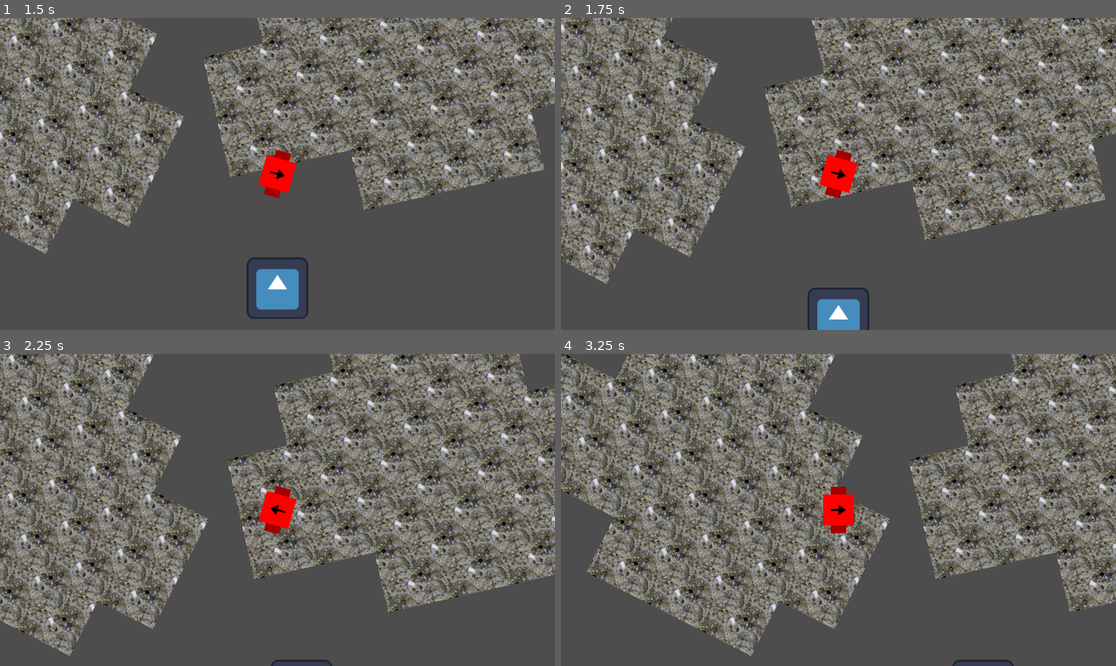
Above: before the commit, frames 1-4 (two rows, left to right).
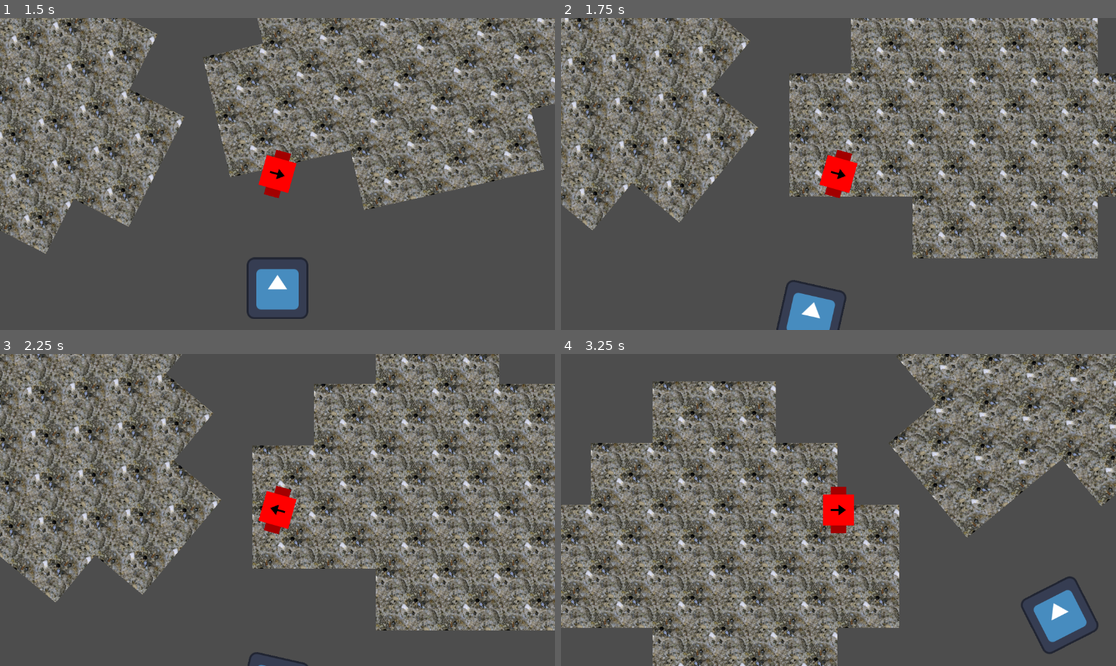
Above: after the commit, the same moments.

Repository: dragonryan06/adrift
Game: Godot game, scene res://scenes/world.tscn
The game is run twice, just before and just after one commit, with the same random seed, the same clock (stepped at 60 frames per second) and the same inputs. The engine's default icon, where the game draws it, is replaced by a stand-in: a white triangle on a blue panel in a dark square.
Inputs (mouse positions are in pixels of both pictures, inside the frame that each line leads up to):
- Up to frame 1 (1.5 s): tap Enter at 0.5 s; move the mouse to (249, 236) at 0.52 s; hold W (move_up) from 0.53 s (still down); move the mouse to (444, 220) at 1.27 s
- Up to frame 2 (1.75 s): keep holding W (move_up)
- Up to frame 3 (2.25 s): move the mouse to (111, 463) at 2.02 s; release W (move_up) at 2.03 s; hold A (move_left) from 2.03 s (still down)
- Up to frame 4 (3.25 s): keep holding A (move_left); move the mouse to (866, 510) at 2.77 s

Frame 1 is identical in both runs. In frame 2, 44% of the frame differs, in the area x 0-100%, y 0-100%; in frame 3, 49%; in frame 4, 55%.

Commit message:
Player controller can now walk on grids

Diff:
--- a/entities/player.tscn
+++ b/entities/player.tscn
@@ -20,3 +20,9 @@
 
 [node name="Camera2D" type="Camera2D" parent="Pivot"]
 ignore_rotation = false
+
+[node name="GridDetector" type="RayCast2D" parent="."]
+target_position = Vector2(0, 0)
+collision_mask = 2
+hit_from_inside = true
+collide_with_areas = true
--- a/entities/test_asteroid.tscn
+++ b/entities/test_asteroid.tscn
@@ -7,9 +7,12 @@
 texture = ExtResource("1_kv81k")
 texture_region_size = Vector2i(128, 128)
 0:0/0 = 0
+0:0/0/physics_layer_0/polygon_0/points = PackedVector2Array(-64, -64, 64, -64, 64, 64, -64, 64)
 
 [sub_resource type="TileSet" id="TileSet_tme3q"]
 tile_size = Vector2i(128, 128)
+physics_layer_0/collision_layer = 2
+physics_layer_0/collision_mask = 2
 sources/0 = SubResource("TileSetAtlasSource_4ql4r")
 
 [node name="TestAsteroid" type="TileMap"]
--- a/systems/player.gd
+++ b/systems/player.gd
@@ -1,24 +1,29 @@
 extends CharacterBody2D
-
-signal grid_changed(grid:Grid)
 
 @export var HEAD_TURN_SPEED = 0.5
 @export var MOVE_SPEED = 250
 
+var parent_grid = null
+
 func _physics_process(delta:float) -> void:
 	var angle = global_position.angle_to_point(get_global_mouse_position())+PI/2.0
 	rotation = lerp_angle(rotation,angle,HEAD_TURN_SPEED)
-	# This is so the camera can rotate independently of its parent
+	# This is so the camera can rotated independently of its parent
 	$Pivot.rotation = -rotation
 
-	var horizontal = Input.get_axis("move_left","move_right")
-	var vertical = Input.get_axis("move_up","move_down")
-	if horizontal:
-		velocity.x = horizontal*MOVE_SPEED
+	var movement = Vector2(Input.get_axis("move_left","move_right"), Input.get_axis("move_up","move_down"))
+	if is_instance_valid(parent_grid):
+		$Pivot.rotation += parent_grid.rotation
+		movement = movement.rotated(parent_grid.rotation)
+
+	if movement.x:
+		velocity.x = movement.x*MOVE_SPEED
 	else:
 		velocity.x = move_toward(velocity.x, 0, MOVE_SPEED)
-	if vertical:
-		velocity.y = vertical*MOVE_SPEED
+	if movement.y:
+		velocity.y = movement.y*MOVE_SPEED
 	else:
 		velocity.y = move_toward(velocity.y, 0, MOVE_SPEED)
 	move_and_slide()
+
+	parent_grid = $GridDetector.get_collider()
